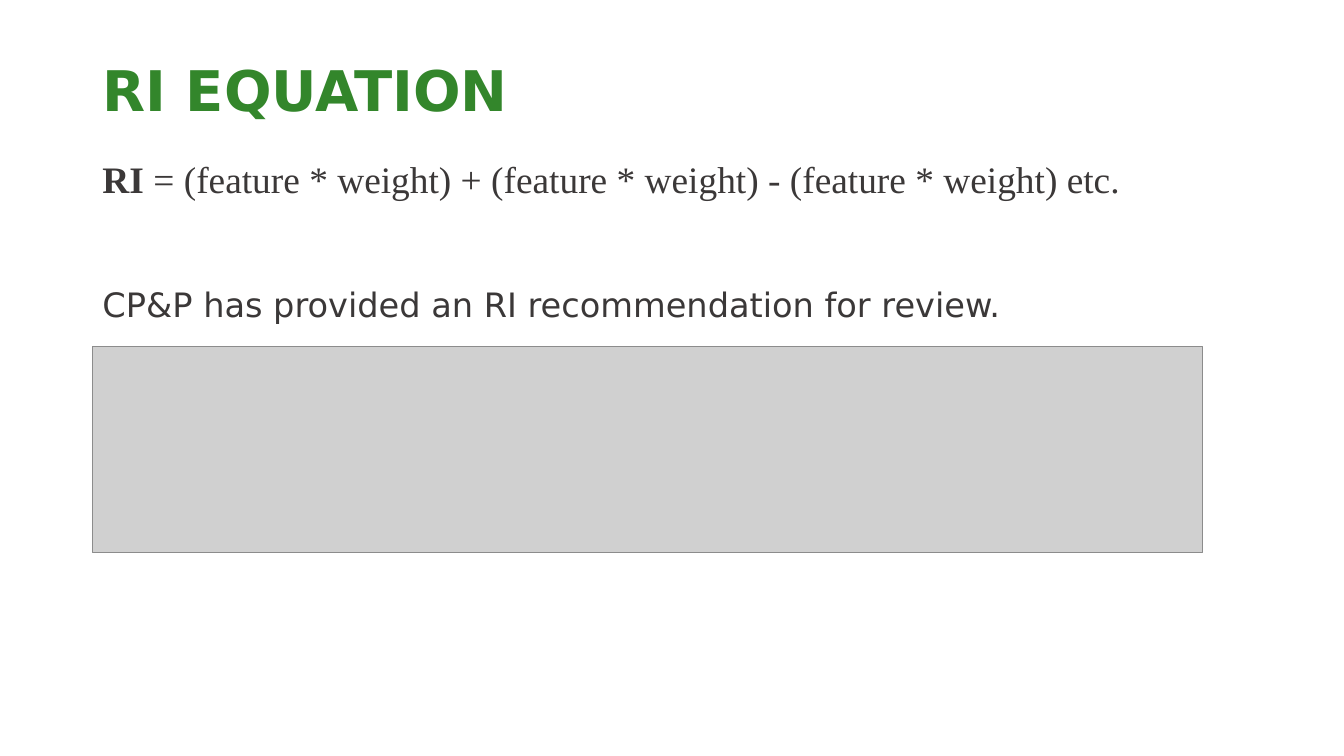
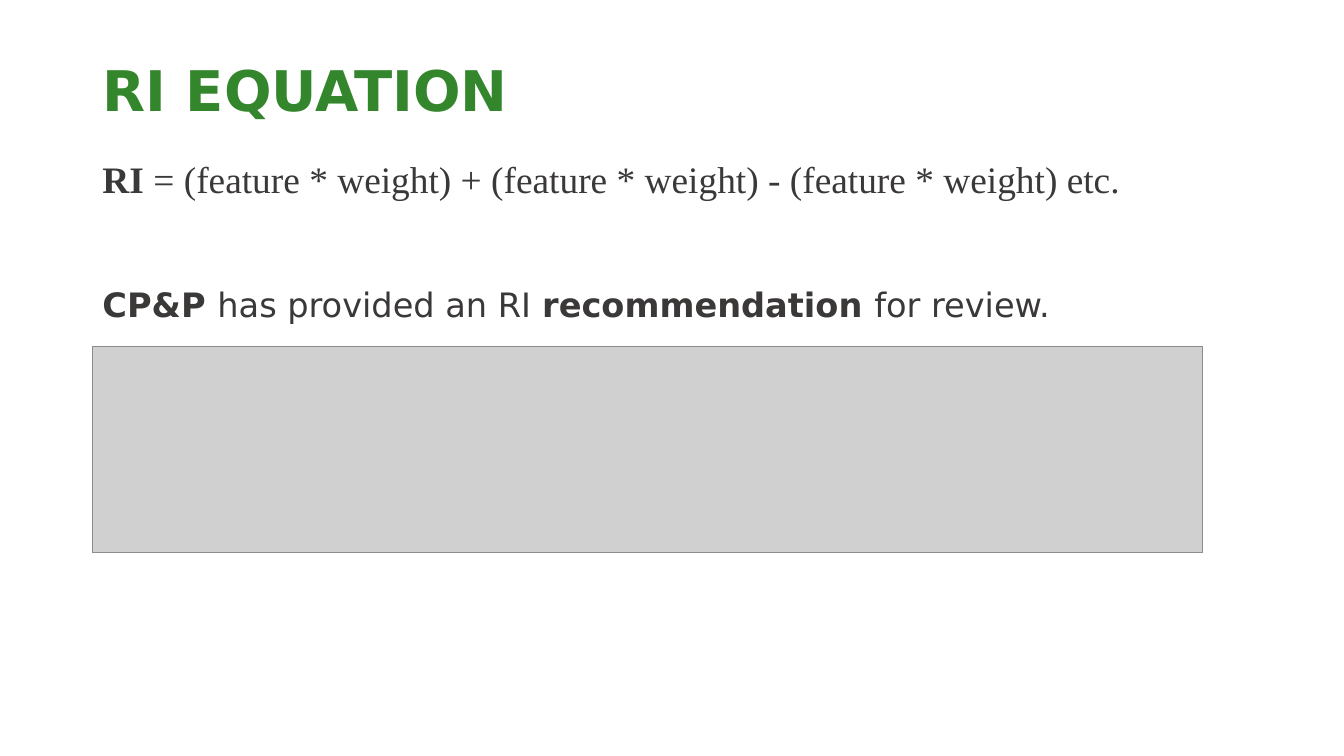
Before and after one commit to NCC-CNC/RI-proto, a slide deck: slide 6 of www/RI_GUIDE.pptx. Drawn at 1344x756 pixels with LibreOffice and Linux fonts; fonts in the diff are those of the drawing; grey boxes stand for pictures; background and template pictures are left out. Boxes give left, top, right and bottom in pixels: in the first picture for what was removed or moved away, otherwise in the second. Text is boxed around its words. In the diff, an @@ line names an element or a change of style, - is before the commit and + after.

```diff
--- a/www/RI_GUIDE.pptx
+++ b/www/RI_GUIDE.pptx
@@ text at bbox=[102, 291, 1050, 324]: bold on in "CP&P recommendation" @@
```
Also in this commit, not shown: 2 other slides changed, 1 other file.
